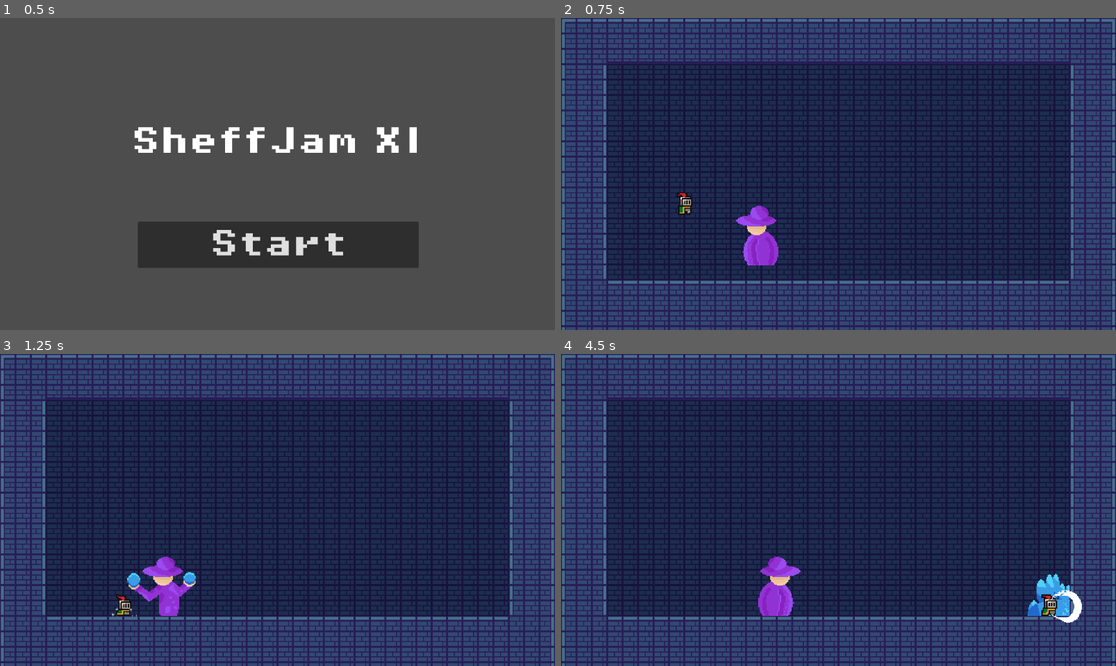
Above: before the commit, frames 1-4 (two rows, left to right).
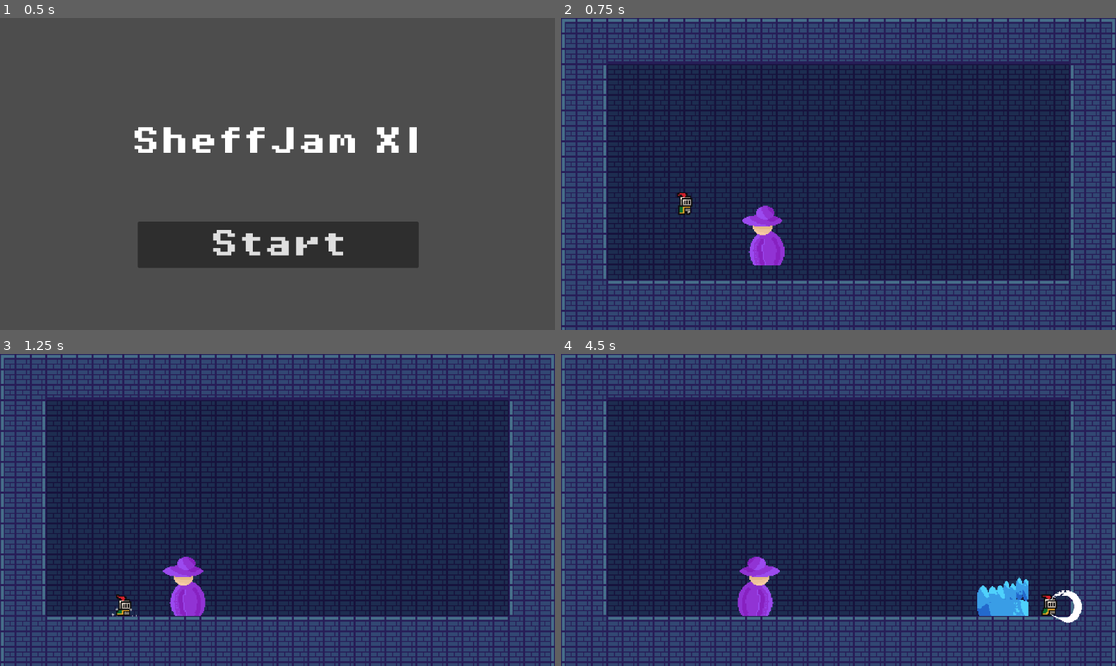
Above: after the commit, the same moments.

Repository: PjotrNik/shefjam
Game: Godot game, scene res://scenes/start_page.tscn
Same seed, same stepped clock (60 frames per second), same inputs: the game is played once before the commit and once after it.
Inputs:
- Up to frame 1 (0.5 s): no input
- Up to frame 2 (0.75 s): click "Start" at 0.5 s
- Up to frame 3 (1.25 s): no input
- Up to frame 4 (4.5 s): hold D (move_right) 1.28-2.78 s; tap Space (dash) at 1.35, 3.6 s; tap W (jump) at 1.52, 2.27, 3.77 s; tap S (melee_attack) at 2.1, 4.35 s; hold A (move_left) 2.78-3.53 s; tap Shift (ranged_attack) at 2.85 s; hold D (move_right) from 3.53 s (still down)

Frame 1 is identical in both runs. In frame 2, 0.6% of the frame differs, in the area x 31-41%, y 60-80%; in frame 3, 1.6%; in frame 4, 3.0%, in the area x 31-92%, y 64-84%.

Commit message:
boss moves slower, lobs less often

Diff:
--- a/boss.tscn
+++ b/boss.tscn
@@ -88,6 +88,7 @@
 
 [node name="Boss_Walk" type="Node" parent="State_Machine"]
 script = ExtResource("2_6xxrv")
+SPEED = 75
 metadata/_custom_type_script = "uid://sqvd67sa4jvk"
 
 [node name="lob_timer" type="Timer" parent="State_Machine/Boss_Walk"]
@@ -111,9 +112,11 @@
 metadata/_custom_type_script = "uid://drw05to0u7pus"
 
 [node name="windup" type="Timer" parent="State_Machine/Boss_Lob"]
+wait_time = 0.5
 one_shot = true
 
 [node name="delay" type="Timer" parent="State_Machine/Boss_Lob"]
+wait_time = 0.4
 one_shot = true
 
 [node name="Boss_Shockwave" type="Node" parent="State_Machine"]
--- a/scripts/Boss_Walk.gd
+++ b/scripts/Boss_Walk.gd
@@ -15,7 +15,7 @@
 	$"../..".current_speed = SPEED
 	#Decide when to lob
 	rng = RandomNumberGenerator.new()
-	var time = rng.randf_range(0.75, 2)
+	var time = rng.randf_range(1.25, 2.25)
 	$lob_timer.start(time)
 
 	#get player location
